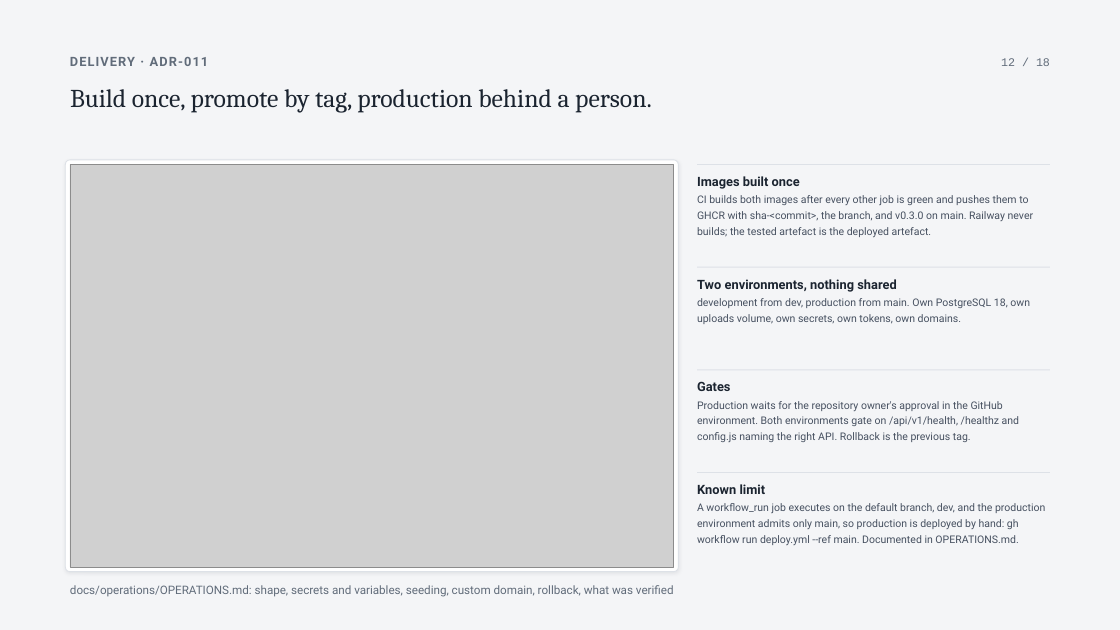
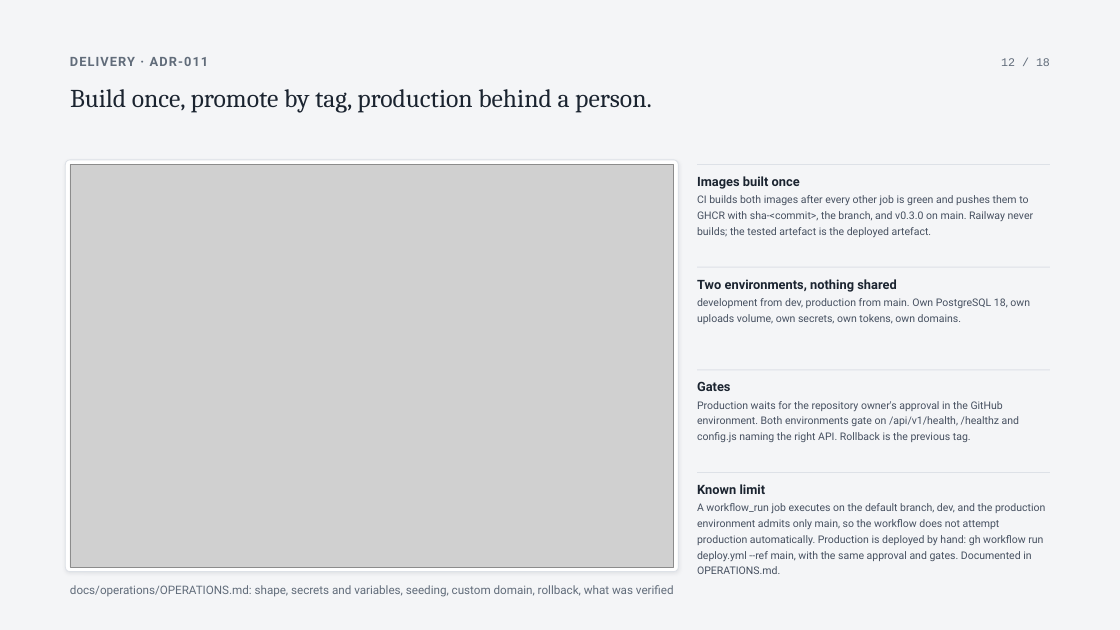
Before and after one commit to SuhaasNv/permitflow, a slide deck: slide 12 of docs/13-debrief/technical-deck/PermitFlow-technical.pptx. Drawn at 1120x630 pixels with LibreOffice and Linux fonts; fonts in the diff are those of the drawing; grey boxes stand for pictures. Boxes give left, top, right and bottom in pixels: in the first picture for what was removed or moved away, otherwise in the second. Text is boxed around its words. In the diff, an @@ line names an element or a change of style, - is before the commit and + after.

Commit message:
chore: production deploy by hand only; no rejected runs

```diff
--- a/docs/13-debrief/technical-deck/PermitFlow-technical.pptx
+++ b/docs/13-debrief/technical-deck/PermitFlow-technical.pptx
@@ text at (697, 503, 1045, 574): text changed @@
-A workflow_run job executes on the default branch, dev, and the production environment admits only main, so production is deployed by hand: gh workflow run deploy.yml --ref main. Documented in OPERATIONS.md.
+A workflow_run job executes on the default branch, dev, and the production environment admits only main, so the workflow does not attempt production automatically. Production is deployed by hand: gh workflow run deploy.yml --ref main, with the same approval and gates. Documented in OPERATIONS.md.
```
Also in this commit, not shown: 5 other files.
